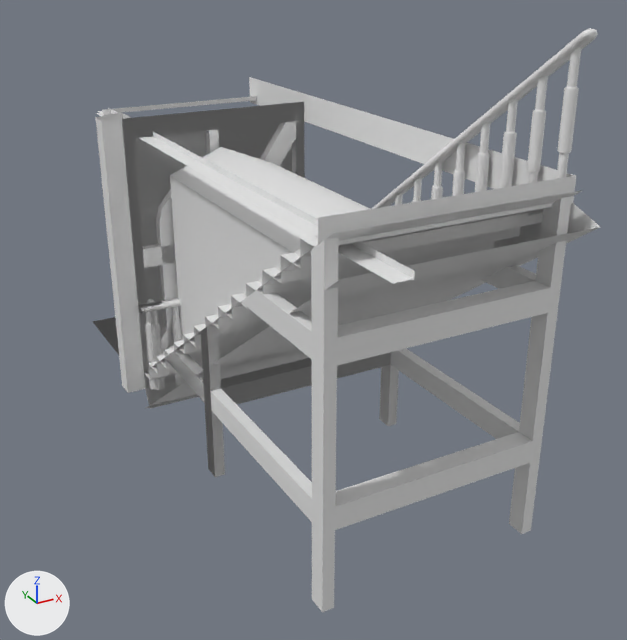
One commit to the Blender file Interiors/RevenueHouse/Attic/Interior_RevenueHouse_Attic.blend: the scene before it, then after it.
Before and after are seen from a 50 mm lens placed at (-2.47, -8.42, 4.54), pointed at (1.12, -1.9, 1.28). Lighting does not change. The marker at lower left points along +X, +Y and +Z. The older version comes first.

Objects in the first picture: 'Interior_RevenueHouse_Attic_CeilingAngleType4', 'Interior_RevenueHouse_Attic_CeilingAngleWindow', 'Interior_RevenueHouse_Attic_Stairs', 'Interior_RevenueHouse_Attic_WallCorner', 'Interior_RevenueHouse_Attic_WallDoor', 'Interior_RevenueHouse_Attic_WallType1Half', 'Interior_RevenueHouse_Attic_WallType2', 'Interior_RevenueHouse_Attic_WallType3' and 7 more.
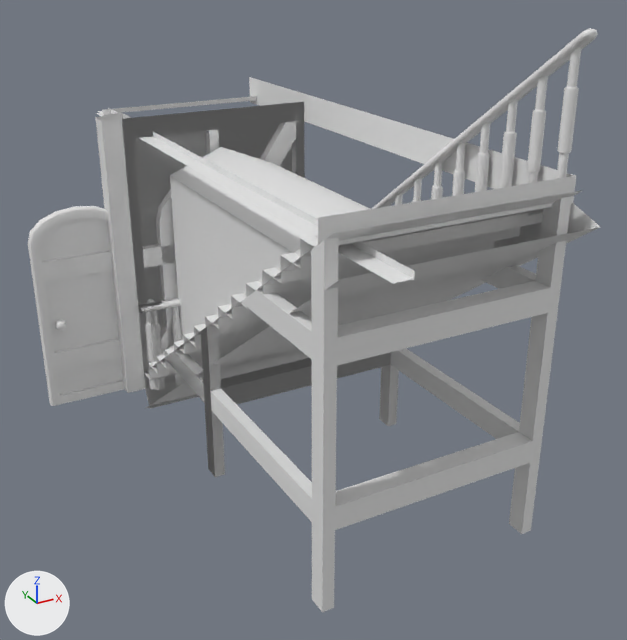
Commit message: Added some new Interiors

The change in detail:
Mesh me_interior_revenuehouse_attic_door is new.
It has 372 vertices, 363 faces and spans x -1.0..0.0, y -0.05..0.15, z 0.0..2.1.
Object 'Interior_RevenueHouse_Attic_Door' (ob_interior_revenuehouse_attic_door) is new; it shows me_interior_revenuehouse_attic_door.
Its location is (0.0, 0.0, 0.0).

Location of each change, [x1, y1, x2, y2] in pixels of the pictures (627 x 640 px):
'Interior_RevenueHouse_Attic_Door', added
    after: [28, 206, 125, 406]
